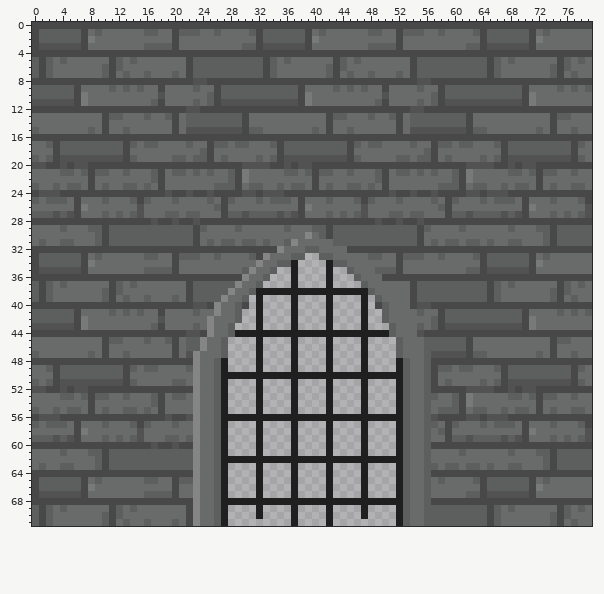
Two versions of one pixel-art file, Sprites/Scenery/LargeGate.aseprite. Above, as it was before the edit.
80x72 pixels, 1 frame. Colours within 5 levels of each other are drawn and written as one.
And afterwards:
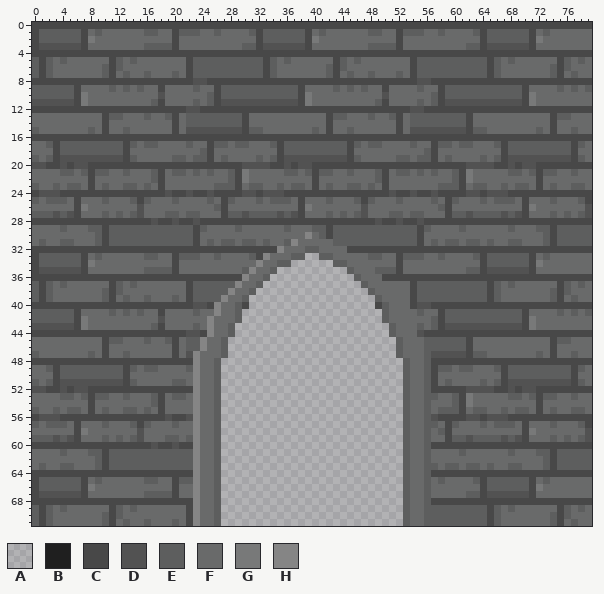
Palette (. is transparent): A #00000022  B #1f1f1f  C #484848  D #525252  E #5d5e5e  F #696a6a  G #787979  H #858585
The exact change:
layer "Layer 1" now hidden
@@ x 25..54 @@
 33 FEFFFFECHFFFEEAAEEFFFFFEEFFCEE
-34 FFFFFFFHFFEEBAAAABEEFFFFFFFCFF
-35 FFFFFEHFFEAABAAAABAAEFFFEEECFF
-36 CCCCCHFFEAAABAAAABAAAEFFFCCCCC
-37 EEEEHFFEAAAABAAAABAAAAEFFFFFFC
-38 EEEHFFEBBBBBBBBBBBBBBBBEFFFFFC
-39 EEHFFEABAAAABAAAABAAAABAEFFFFC
-40 CHFFECABAAAABAAAABAAAABACEFFFC
-41 FHFFEAABAAAABAAAABAAAABAAEFFFF
-42 HFFFEAABAAAABAAAABAAAABAAEFFFF
-43 HFFEAAABAAAABAAAABAAAABAAAEFFF
-44 HFFEBBBBBBBBBBBBBBBBBBBBBBEFFF
-45 FFEAAAABAAAABAAAABAAAABAAAAEFF
-46 FFEAAAABAAAABAAAABAAAABAAAAEFF
-47 FFEAAAABAAAABAAAABAAAABAAAAEFF
-48 FEBAAAABAAAABAAAABAAAABAAAABEF
-49 FEBAAAABAAAABAAAABAAAABAAAABEF
-50 FEBBBBBBBBBBBBBBBBBBBBBBBBBBEF
-51 FEBAAAABAAAABAAAABAAAABAAAABEF
-52 FEBAAAABAAAABAAAABAAAABAAAABEF
-53 FEBAAAABAAAABAAAABAAAABAAAABEF
-54 FEBAAAABAAAABAAAABAAAABAAAABEF
-55 FEBAAAABAAAABAAAABAAAABAAAABEF
-56 FEBBBBBBBBBBBBBBBBBBBBBBBBBBEF
-57 FEBAAAABAAAABAAAABAAAABAAAABEF
-58 FEBAAAABAAAABAAAABAAAABAAAABEF
-59 FEBAAAABAAAABAAAABAAAABAAAABEF
-60 FEBAAAABAAAABAAAABAAAABAAAABEF
-61 FEBAAAABAAAABAAAABAAAABAAAABEF
-62 FEBBBBBBBBBBBBBBBBBBBBBBBBBBEF
-63 FEBAAAABAAAABAAAABAAAABAAAABEF
-64 FEBAAAABAAAABAAAABAAAABAAAABEF
-65 FEBAAAABAAAABAAAABAAAABAAAABEF
-66 FEBAAAABAAAABAAAABAAAABAAAABEF
-67 FEBAAAABAAAABAAAABAAAABAAAABEF
-68 FEBBBBBBBBBBBBBBBBBBBBBBBBBBEF
-69 FEBAAAABAAAABAAAABAAAABAAAABEF
-70 FEBAAAABAAAABAAAABAAAABAAAABEF
-71 FEBAAAAAAAAABAAAABAAAAAAAAABEF
+34 FFFFFFFHFFEEAAAAAAEEFFFFFFFCFF
+35 FFFFFEHFFEAAAAAAAAAAEFFFEEECFF
+36 CCCCCHFFEAAAAAAAAAAAAEFFFCCCCC
+37 EEEEHFFEAAAAAAAAAAAAAAEFFFFFFC
+38 EEEHFFEAAAAAAAAAAAAAAAAEFFFFFC
+39 EEHFFEAAAAAAAAAAAAAAAAAAEFFFFC
+40 CHFFECAAAAAAAAAAAAAAAAAACEFFFC
+41 FHFFEAAAAAAAAAAAAAAAAAAAAEFFFF
+42 HFFFEAAAAAAAAAAAAAAAAAAAAEFFFF
+43 HFFEAAAAAAAAAAAAAAAAAAAAAAEFFF
+44 HFFEAAAAAAAAAAAAAAAAAAAAAAEFFF
+45 FFEAAAAAAAAAAAAAAAAAAAAAAAAEFF
+46 FFEAAAAAAAAAAAAAAAAAAAAAAAAEFF
+47 FFEAAAAAAAAAAAAAAAAAAAAAAAAEFF
+48 FEAAAAAAAAAAAAAAAAAAAAAAAAAAEF
+49 FEAAAAAAAAAAAAAAAAAAAAAAAAAAEF
+50 FEAAAAAAAAAAAAAAAAAAAAAAAAAAEF
+51 FEAAAAAAAAAAAAAAAAAAAAAAAAAAEF
+52 FEAAAAAAAAAAAAAAAAAAAAAAAAAAEF
+53 FEAAAAAAAAAAAAAAAAAAAAAAAAAAEF
+54 FEAAAAAAAAAAAAAAAAAAAAAAAAAAEF
+55 FEAAAAAAAAAAAAAAAAAAAAAAAAAAEF
+56 FEAAAAAAAAAAAAAAAAAAAAAAAAAAEF
+57 FEAAAAAAAAAAAAAAAAAAAAAAAAAAEF
+58 FEAAAAAAAAAAAAAAAAAAAAAAAAAAEF
+59 FEAAAAAAAAAAAAAAAAAAAAAAAAAAEF
+60 FEAAAAAAAAAAAAAAAAAAAAAAAAAAEF
+61 FEAAAAAAAAAAAAAAAAAAAAAAAAAAEF
+62 FEAAAAAAAAAAAAAAAAAAAAAAAAAAEF
+63 FEAAAAAAAAAAAAAAAAAAAAAAAAAAEF
+64 FEAAAAAAAAAAAAAAAAAAAAAAAAAAEF
+65 FEAAAAAAAAAAAAAAAAAAAAAAAAAAEF
+66 FEAAAAAAAAAAAAAAAAAAAAAAAAAAEF
+67 FEAAAAAAAAAAAAAAAAAAAAAAAAAAEF
+68 FEAAAAAAAAAAAAAAAAAAAAAAAAAAEF
+69 FEAAAAAAAAAAAAAAAAAAAAAAAAAAEF
+70 FEAAAAAAAAAAAAAAAAAAAAAAAAAAEF
+71 FEAAAAAAAAAAAAAAAAAAAAAAAAAAEF
